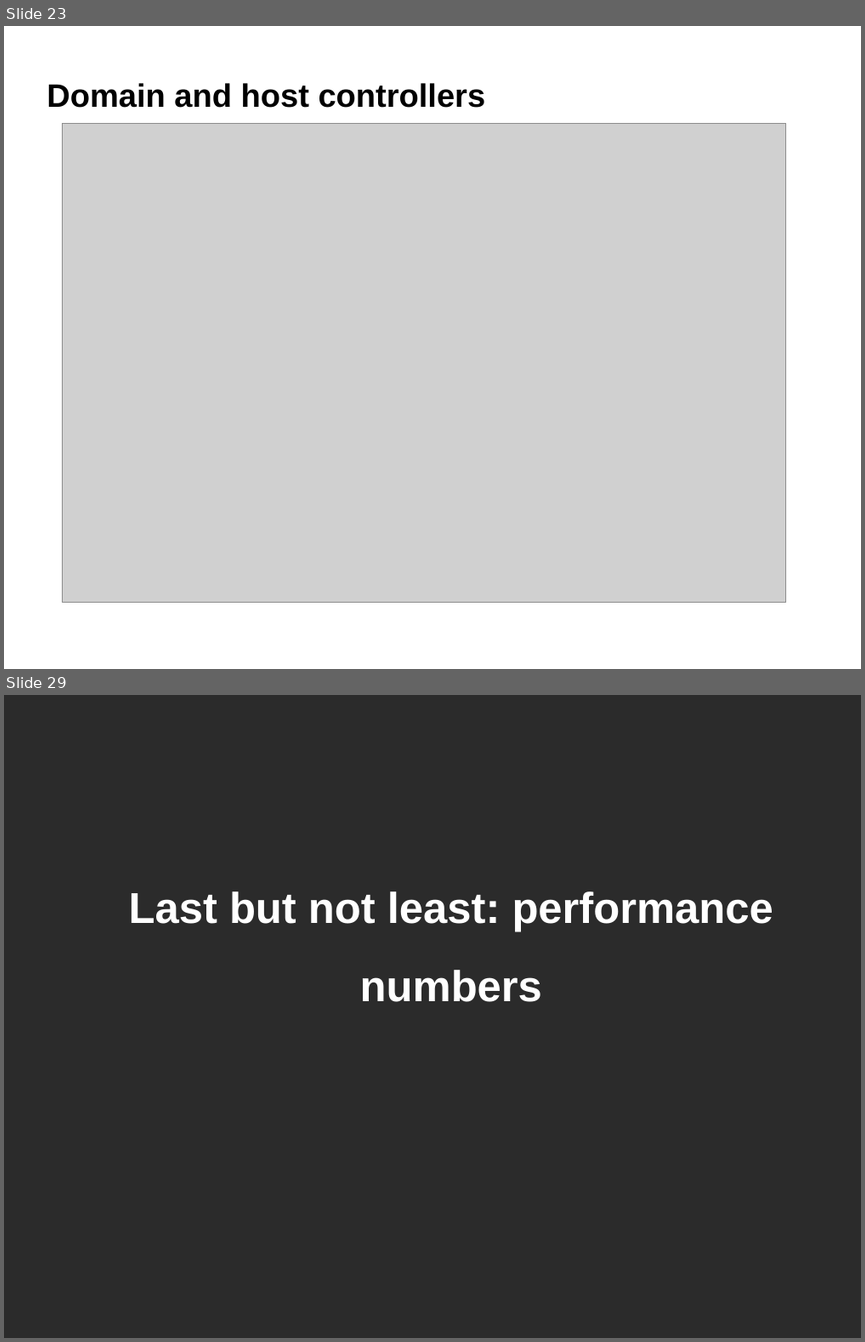
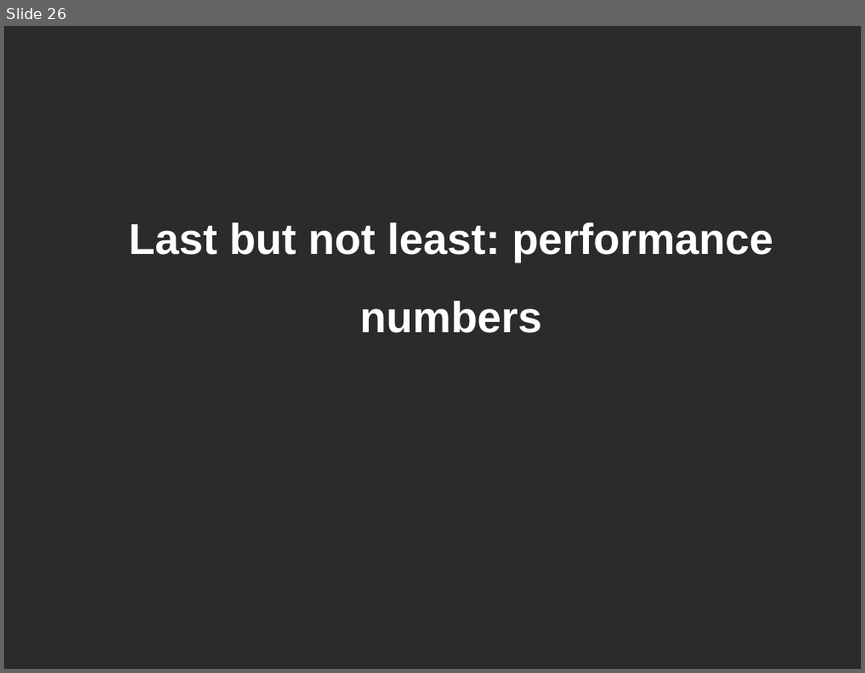
Before and after one commit to belaban/SessionPerf, a slide deck: docs/jbw2012.odp. Shown one above the other, each under a label of ours: slides 23 and 29 before the commit, slide 26 after it; the slides between them are not shown. The pictures are 865x1342 and 865x673 pixels, drawn with LibreOffice and Linux fonts; fonts in the diff are those of the drawing; grey boxes stand for pictures; background and template pictures are left out; a plain dark background stands for a picture behind light text. Boxes give left, top, right and bottom in pixels: in the first picture for what was removed or moved away, otherwise in the second. Text is boxed around its words. In the diff, an @@ line names an element or a change of style, - is before the commit and + after.

```diff
--- a/docs/jbw2012.odp
+++ b/docs/jbw2012.odp
@@ slide 23 removed at [4, 26, 861, 669], background #FFFFFF @@
@@ title removed at [46, 83, 486, 108] @@
-Domain and host controllers
@@ picture removed at [63, 123, 786, 602] @@
@@ what was slide 29 is now slide 26 @@
```
Also in this commit, not shown: 4 slides changed, 2 slides added, 4 other slides removed, 1 other file.
